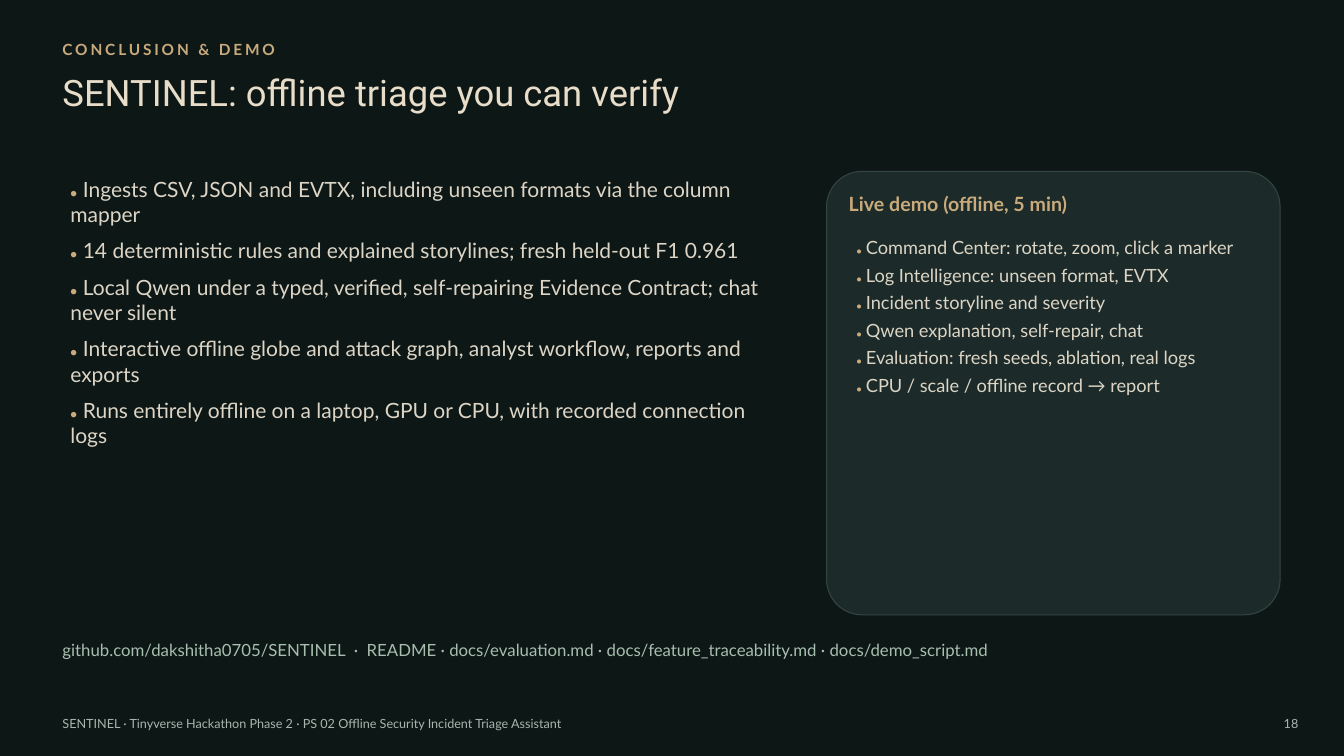
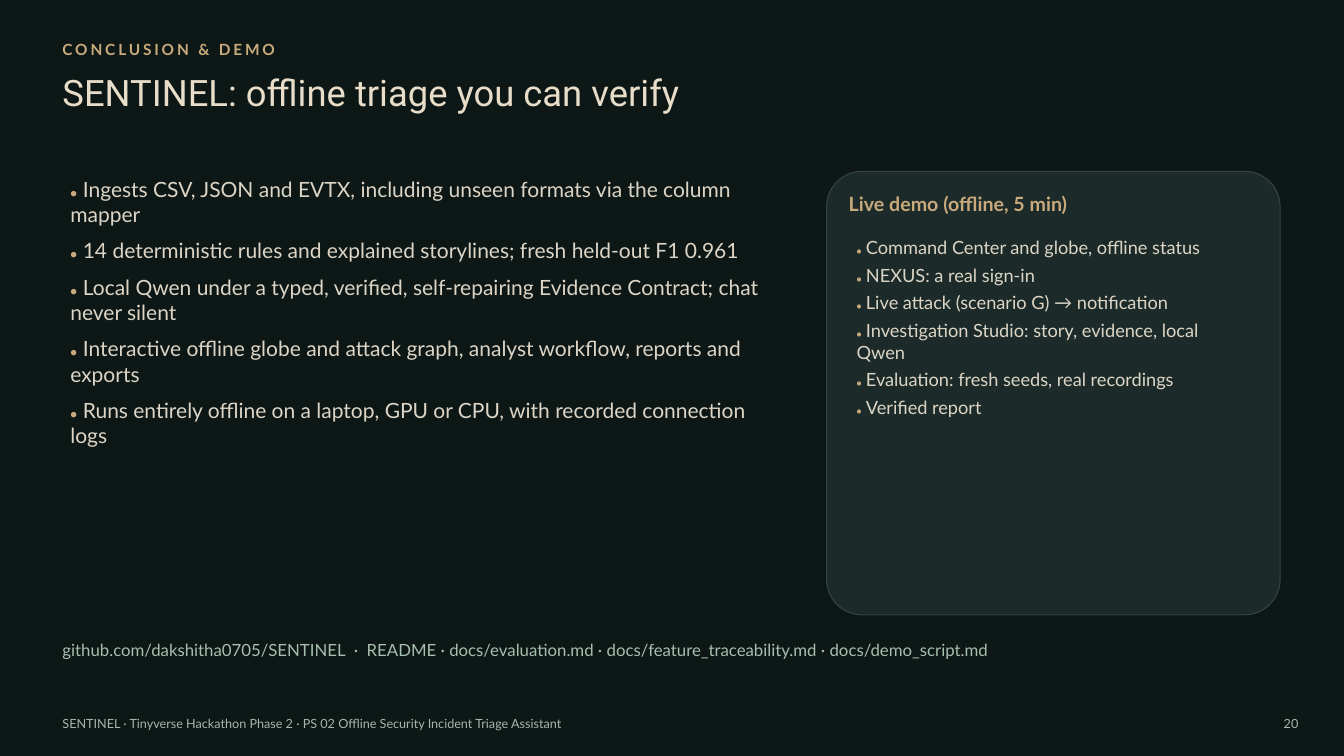
Before and after one commit to dakshitha0705/SENTINEL, a slide deck: slide 20 of presentation/SENTINEL_Tinyverse_PS02.pptx (slide 18 before the commit). Drawn at 1344x756 pixels with LibreOffice and Linux fonts; fonts in the diff are those of the drawing. Boxes give left, top, right and bottom in pixels: in the first picture for what was removed or moved away, otherwise in the second. Text is boxed around its words. In the diff, an @@ line names an element or a change of style, - is before the commit and + after.

```diff
--- a/presentation/SENTINEL_Tinyverse_PS02.pptx
+++ b/presentation/SENTINEL_Tinyverse_PS02.pptx
@@ text at (857, 240, 1200, 417): text changed @@
-● Command Center: rotate, zoom, click a marker
-● Log Intelligence: unseen format, EVTX
-● Incident storyline and severity
-● Qwen explanation, self-repair, chat
-● Evaluation: fresh seeds, ablation, real logs
-● CPU / scale / offline record → report
+● Command Center and globe, offline status
+● NEXUS: a real sign-in
+● Live attack (scenario G) → notification
+● Investigation Studio: story, evidence, local Qwen
+● Evaluation: fresh seeds, real recordings
+● Verified report
@@ text at (1284, 719, 1299, 728): text changed @@
-18
+20
```
Also in this commit, not shown: 14 other slides changed, 2 slides added, 15 other files.
